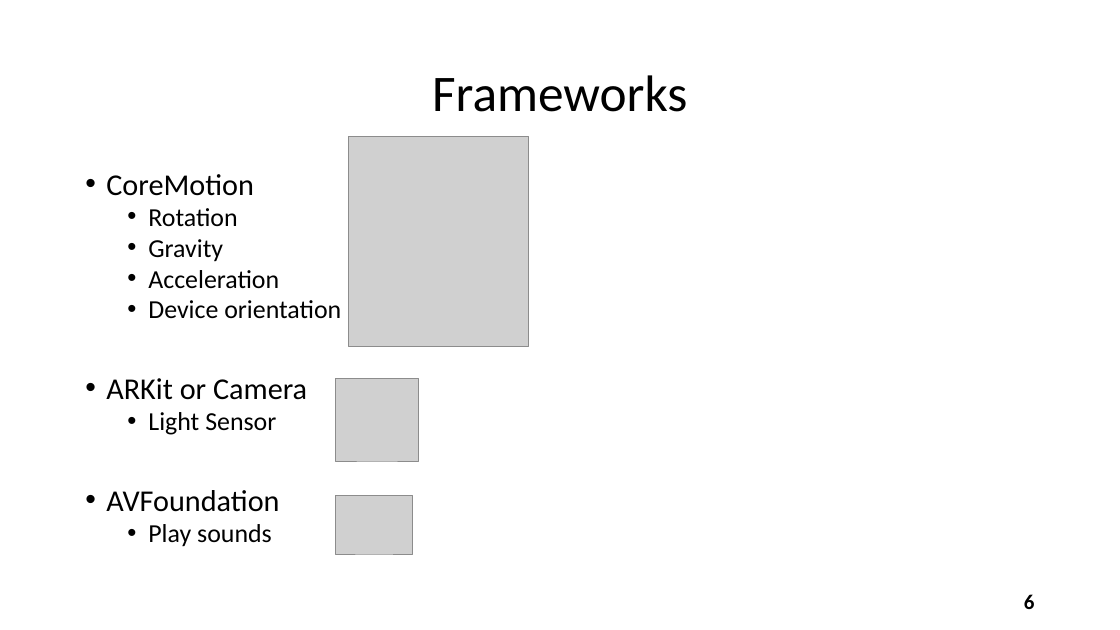
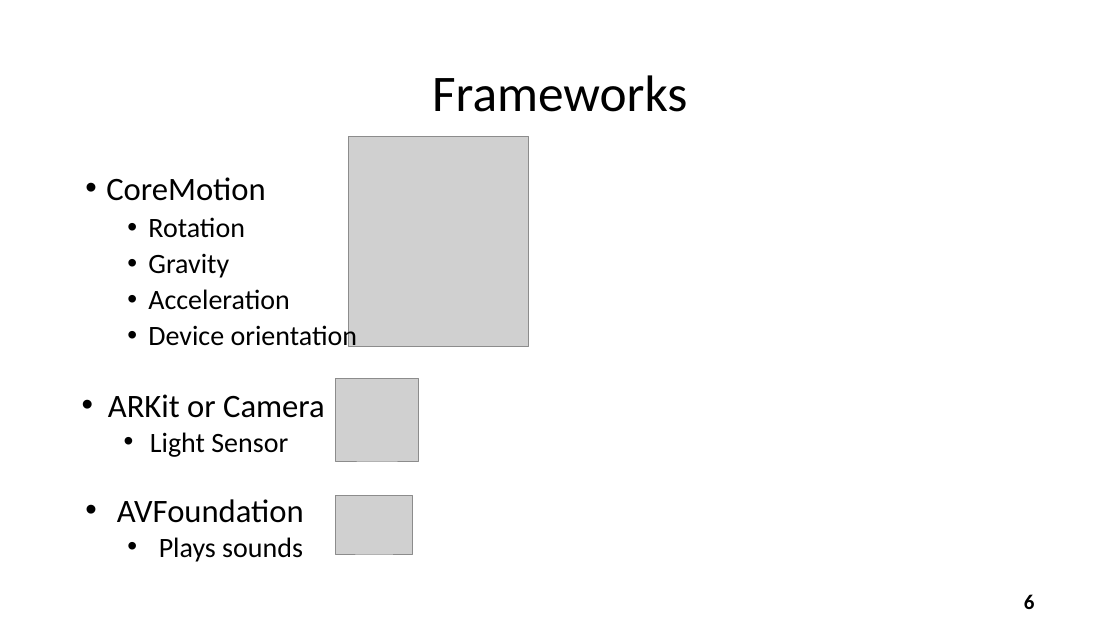
Before and after one commit to lukgav/ios-ar, a slide deck: slide 6 of projectPresentation/WatchOut Presentation.pptx. Drawn at 1120x630 pixels with LibreOffice and Linux fonts; fonts in the diff are those of the drawing; grey boxes stand for pictures. Boxes give left, top, right and bottom in pixels: in the first picture for what was removed or moved away, otherwise in the second. Text is boxed around its words. In the diff, an @@ line names an element or a change of style, - is before the commit and + after.

```diff
--- a/projectPresentation/WatchOut Presentation.pptx
+++ b/projectPresentation/WatchOut Presentation.pptx
@@ text "CoreMotion" at box(106, 177, 358, 347): size 25.9 to 28 pt in "CoreMotion"; size 22.2 to 24 pt in "Rotation", "Gravity", "Acceleration", "Device orientation"; line spacing 0.8 to 0.9 @@
@@ text at box(106, 378, 307, 547): paragraphs removed @@
-• ARKit or Camera
-  • Light Sensor
-• AVFoundation
-  • Play sounds
@@ text added at box(108, 394, 325, 457), 28 pt, text #000000 @@
+• ARKit or Camera
+  • Light Sensor
@@ text added at box(117, 499, 304, 562), 28 pt, text #000000 @@
+• AVFoundation
+  • Plays sounds
```
Also in this commit, not shown: 3 other slides changed, 8 slides added.
